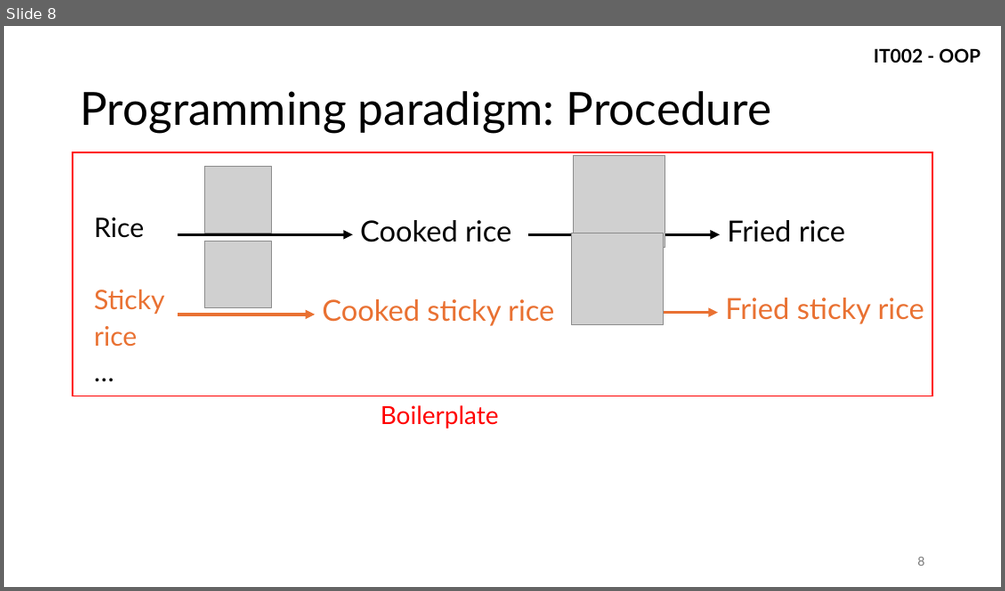
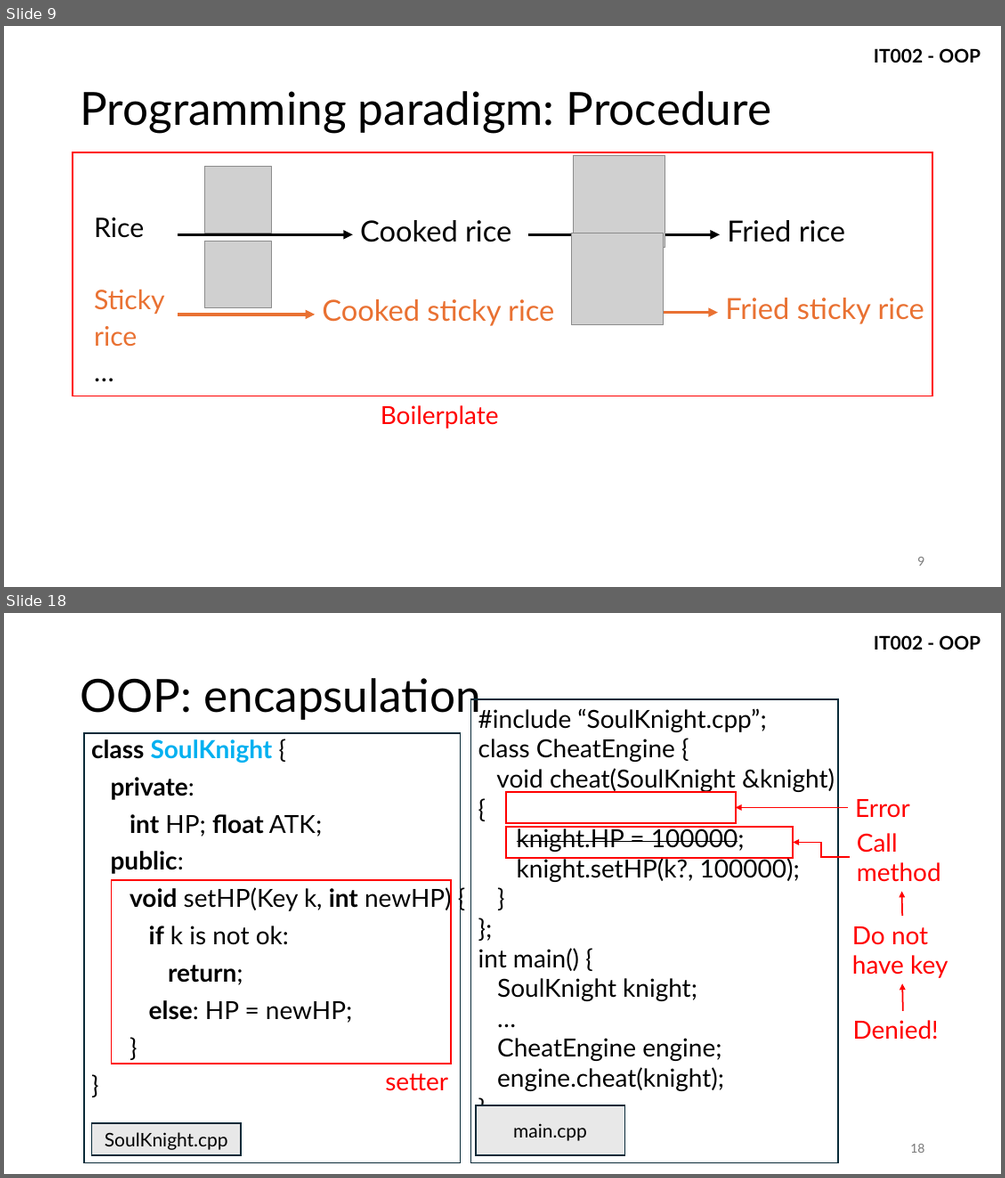
Before and after one commit to vutuanhai237/CourseMaterialsUIT, a slide deck: IT002-OOP/Slide lý thuyết/1. IntroOOP.pptx. Shown one above the other, each under a label of ours: slide 8 before the commit, slides 9 and 18 after it; the slides between them are not shown. The pictures are 1005x591 and 1005x1178 pixels, drawn with LibreOffice and Linux fonts; fonts in the diff are those of the drawing; grey boxes stand for pictures. Boxes give left, top, right and bottom in pixels: in the first picture for what was removed or moved away, otherwise in the second. Text is boxed around its words. In the diff, an @@ line names an element or a change of style, - is before the commit and + after.

```diff
--- a/IT002-OOP/Slide lý thuyết/1. IntroOOP.pptx
+++ b/IT002-OOP/Slide lý thuyết/1. IntroOOP.pptx
@@ slide 18 added at (4,613,1001,1174), background #FFFFFF; not listed: 1 template element that a slide beside it also shows @@
@@ title added at (80,678,481,720), 44 pt, text #000000 @@
+OOP: encapsulation
@@ rectangle added at (470,699,839,1163), outline #092A39 1.5 pt @@
@@ text added at (478,708,834,1091), 24 pt, text #000000 @@
+#include “SoulKnight.cpp”;
+class CheatEngine {
+void cheat(SoulKnight &knight) {
+knight.HP = 100000;
+knight.setHP(k?, 100000);
+}
+};
+int main() {
+SoulKnight knight;
+…
+CheatEngine engine;
+engine.cheat(knight);
+}
@@ rectangle added at (84,733,461,1163), outline #092A39 1.5 pt @@
@@ text added at (91,739,452,1022), 24 pt, text #000000, bold @@
+class SoulKnight {
+private:
+int HP; float ATK;
+public:
+void setHP(Key k, int newHP) {
+if k is not ok:
+return;
+else: HP = newHP;
+}
+}
@@ rectangle added at (506,792,736,823), outline #FF0000 1.5 pt @@
@@ text added at (855,799,910,818), 24 pt, text #FF0000 @@
+Error
@@ rectangle added at (506,826,793,858), outline #FF0000 1.5 pt @@
@@ arrow added from (848, 807) to (736, 807), #FF0000 1.5 pt @@
@@ elbow arrow added from (849, 858) to (793, 842), #FF0000 1.5 pt @@
@@ text added at (857,833,941,882), 24 pt, text #FF0000 @@
+Call
+method
@@ rectangle added at (111,881,451,1064), outline #FF0000 1.5 pt @@
@@ arrow added from (902, 916) to (902, 892), #FF0000 1.5 pt @@
@@ text added at (852,926,947,978), 24 pt, text #FF0000 @@
+Do not have key
@@ arrow added from (903, 1011) to (902, 984), #FF0000 1.5 pt @@
@@ text added at (853,1020,938,1039), 24 pt, text #FF0000 @@
+Denied!
@@ text added at (385,1073,448,1091), 24 pt, text #FF0000 @@
+setter
@@ rectangle added at (476,1105,625,1155), fill #E8E8E8, outline #092A39 1.5 pt, 18 pt, text #000000 @@
+main.cpp
@@ rectangle added at (91,1124,241,1155), fill #E8E8E8, outline #092A39 1.5 pt, 18 pt, text #000000 @@
+SoulKnight.cpp
@@ page number added at (910,1143,924,1152), 12 pt, text #797979 @@
+18
@@ what was slide 8 is now slide 9 @@
@@ page number at (917,556,924,565): text changed @@
-8
+9
```
Also in this commit, not shown: 3 slides changed, 10 other slides added, 3 other files.
